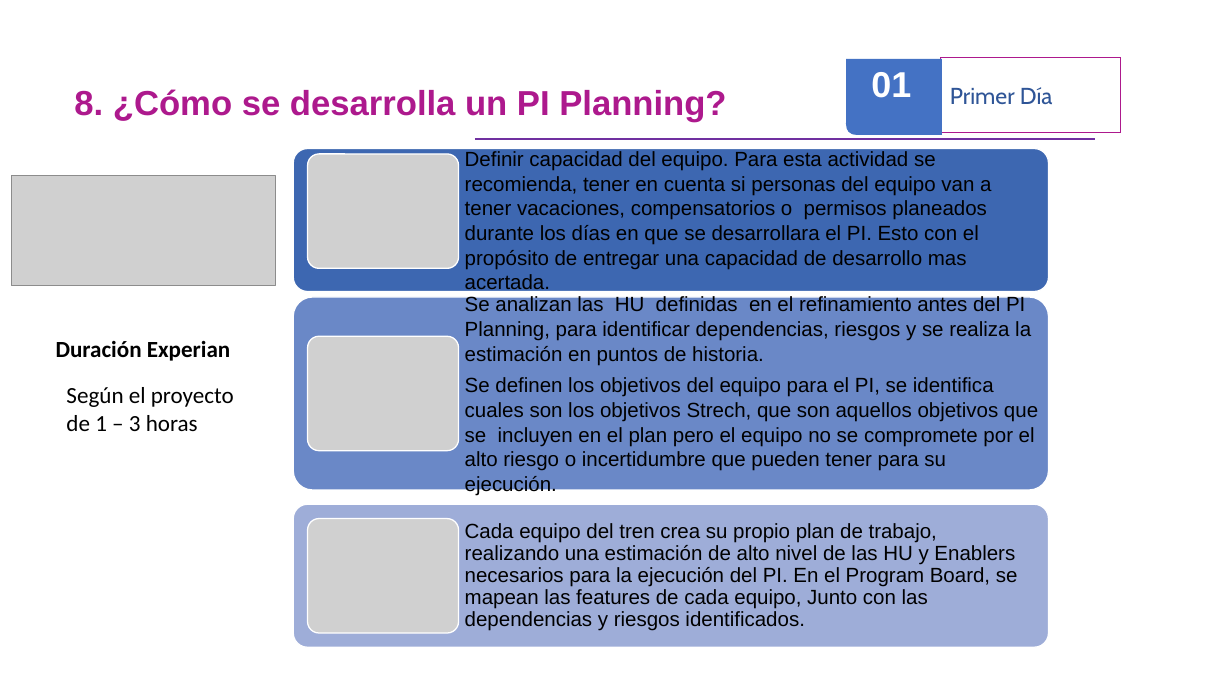
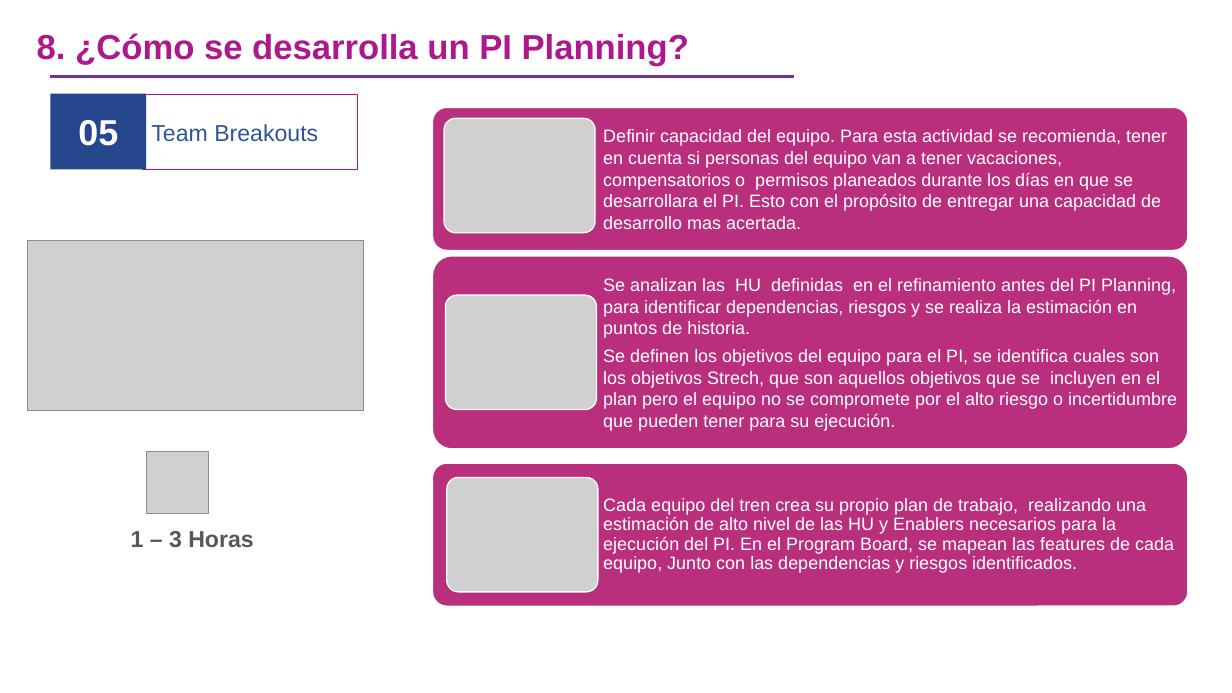
Before and after one commit to omesan/Agile, a slide deck: slide 23 of Stefanini/Stefanini.Clientes/Stefanini.Cliente.Experian/Guia PIPlanning _ExperianV1.0.pptx (slide 13 before the commit). Drawn at 1232x693 pixels with LibreOffice and Linux fonts; fonts in the diff are those of the drawing; grey boxes stand for pictures; background and template pictures are left out. Boxes give left, top, right and bottom in pixels: in the first picture for what was removed or moved away, otherwise in the second. Text is boxed around its words. In the diff, an @@ line names an element or a change of style, - is before the commit and + after.

```diff
--- a/Stefanini/Stefanini.Clientes/Stefanini.Cliente.Experian/Guia PIPlanning _ExperianV1.0.pptx
+++ b/Stefanini/Stefanini.Clientes/Stefanini.Cliente.Experian/Guia PIPlanning _ExperianV1.0.pptx
@@ text "8. ¿Cómo se desarrolla un ...": place and size @@
-text "8. ¿Cómo se desarrolla un ..." at box(74, 89, 726, 122)
+text "8. ¿Cómo se desarrolla un ..." at box(37, 33, 689, 66)
@@ freeform shape removed at box(847, 59, 943, 135) @@
@@ rectangle removed at box(941, 57, 1120, 132) @@
-Primer Día
@@ line moved from (475, 139) - (1095, 139) to (51, 77) - (795, 77) @@
@@ rectangle added at box(51, 93, 147, 169), fill #26478D, 28 pt, text #FFFFFF, bold @@
+05
@@ rectangle added at box(142, 95, 358, 170), outline #AD198D 0.75 pt, 18 pt, text #2F5597 @@
+Team Breakouts
@@ rounded rectangle at box(433, 107, 1188, 250): fill #3E67B2 to #BA2F7D @@
@@ picture added at box(445, 118, 595, 233) @@
@@ picture removed at box(11, 176, 275, 286) @@
@@ picture removed at box(308, 154, 458, 269) @@
@@ picture added at box(28, 241, 363, 411) @@
@@ rounded rectangle at box(433, 256, 1188, 449): fill #6C88C8 to #BA2F7D @@
@@ picture added at box(445, 295, 596, 409) @@
@@ text removed at box(56, 341, 230, 361) @@
-Duración Experian
@@ picture removed at box(308, 336, 458, 451) @@
@@ picture added at box(146, 451, 208, 513) @@
@@ 3 texts, 3 rounded rectangles: place and size @@
-3 texts, 3 rounded rectangles at box(293, 149, 1048, 648)
+3 texts, 3 rounded rectangles at box(433, 107, 1188, 606)
@@ rounded rectangle at box(433, 463, 1188, 606): fill #9FAED8 to #BA2F7D @@
@@ picture added at box(447, 478, 598, 592) @@
@@ size 16 to 14 pt, text colour #000000 to #FFFFFF in 3 elements at box(603, 278, 1177, 431), box(603, 129, 1167, 229), box(603, 498, 1174, 573) @@
@@ text at box(131, 531, 253, 548): text changed; font Calibri to Arial; text colour #000000 to #575756; bold on @@
-Según el proyecto de 1 – 3 horas
+1 – 3 Horas
@@ picture removed at box(308, 518, 458, 633) @@
```
Also in this commit, not shown: 9 other slides changed, 9 slides added, 2 slides removed, 15 other files.
